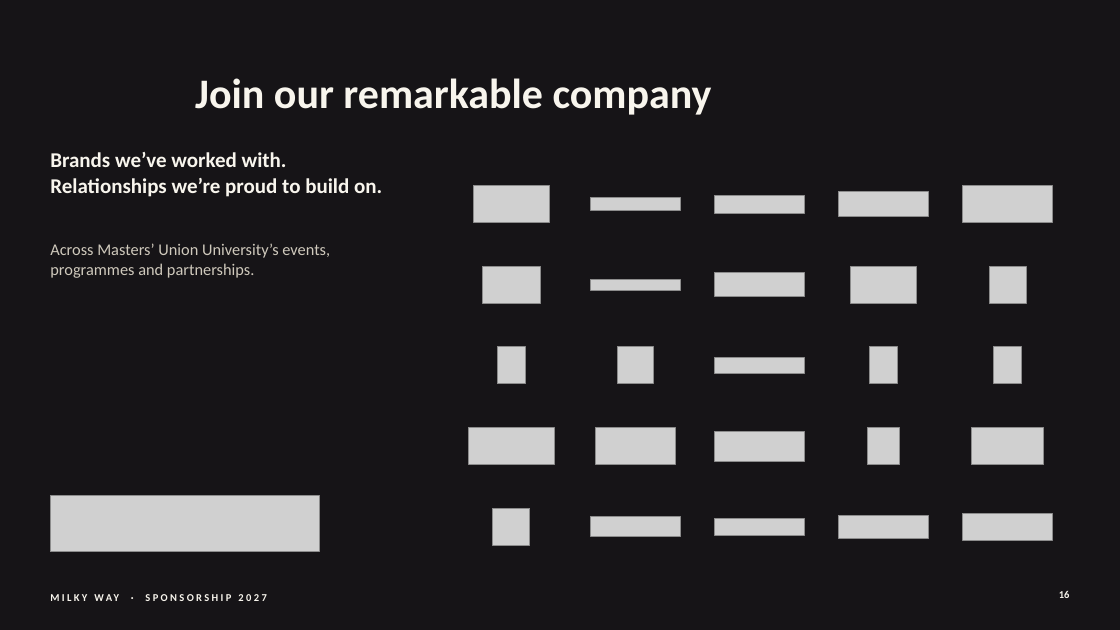
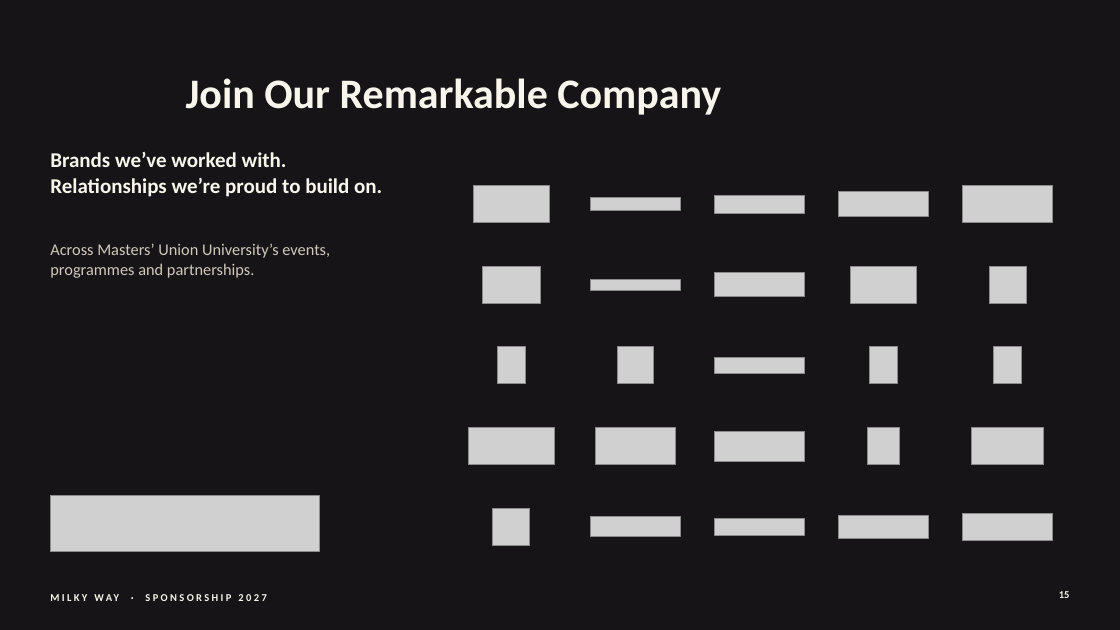
Before and after one commit to adityamittal2103/milkywayspons, a slide deck: slide 15 of deck/Milky-Way-Sponsorship-2027.pptx (slide 16 before the commit). Drawn at 1120x630 pixels with LibreOffice and Linux fonts; fonts in the diff are those of the drawing; grey boxes stand for pictures. Boxes give left, top, right and bottom in pixels: in the first picture for what was removed or moved away, otherwise in the second. Text is boxed around its words. In the diff, an @@ line names an element or a change of style, - is before the commit and + after.

```diff
--- a/deck/Milky-Way-Sponsorship-2027.pptx
+++ b/deck/Milky-Way-Sponsorship-2027.pptx
@@ title at (186,78,721,115): text changed @@
-Join our remarkable company
+Join Our Remarkable Company
```
Also in this commit, not shown: 14 other slides changed, 1 slide added, 2 slides removed, 30 other files.
